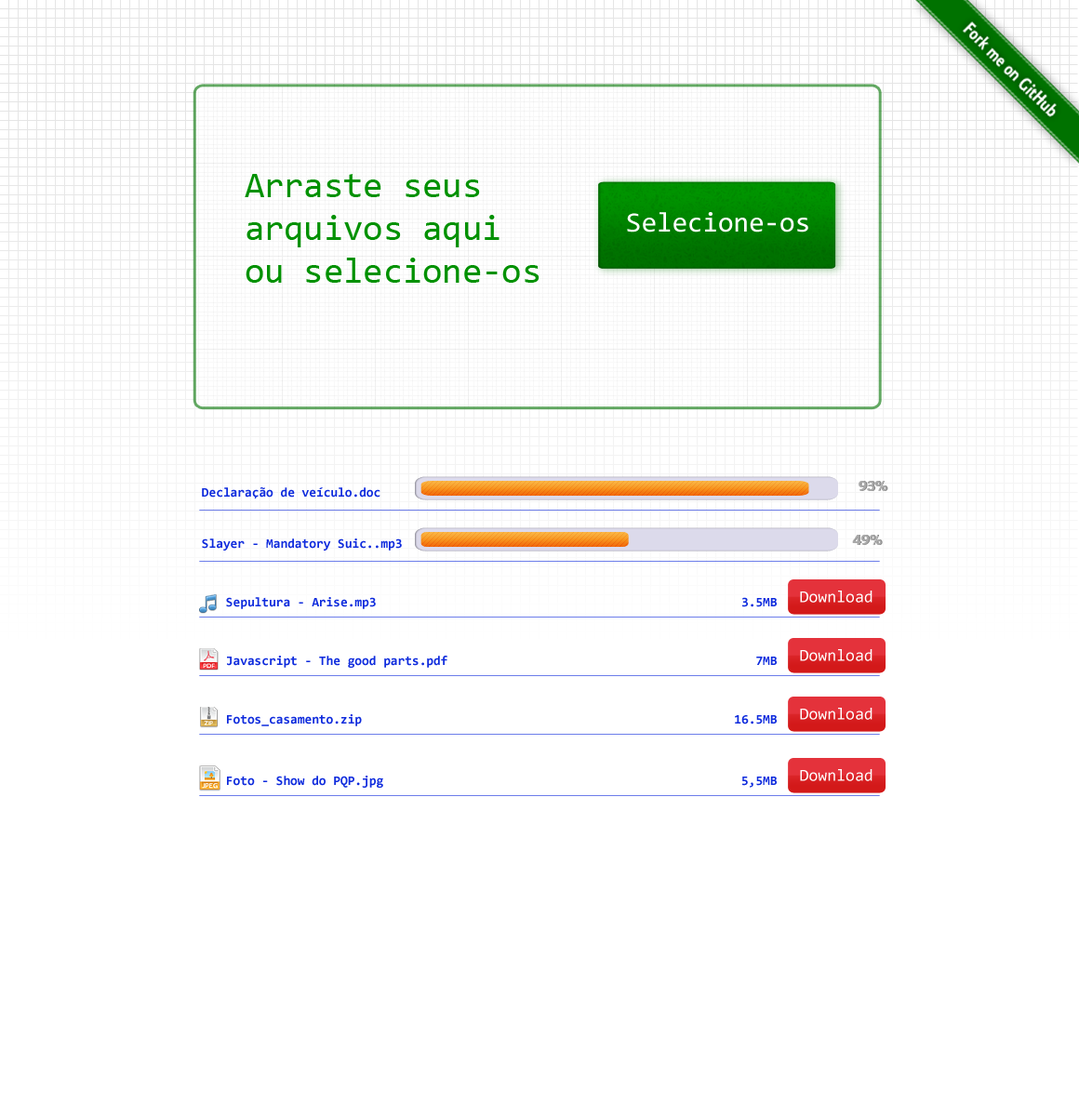
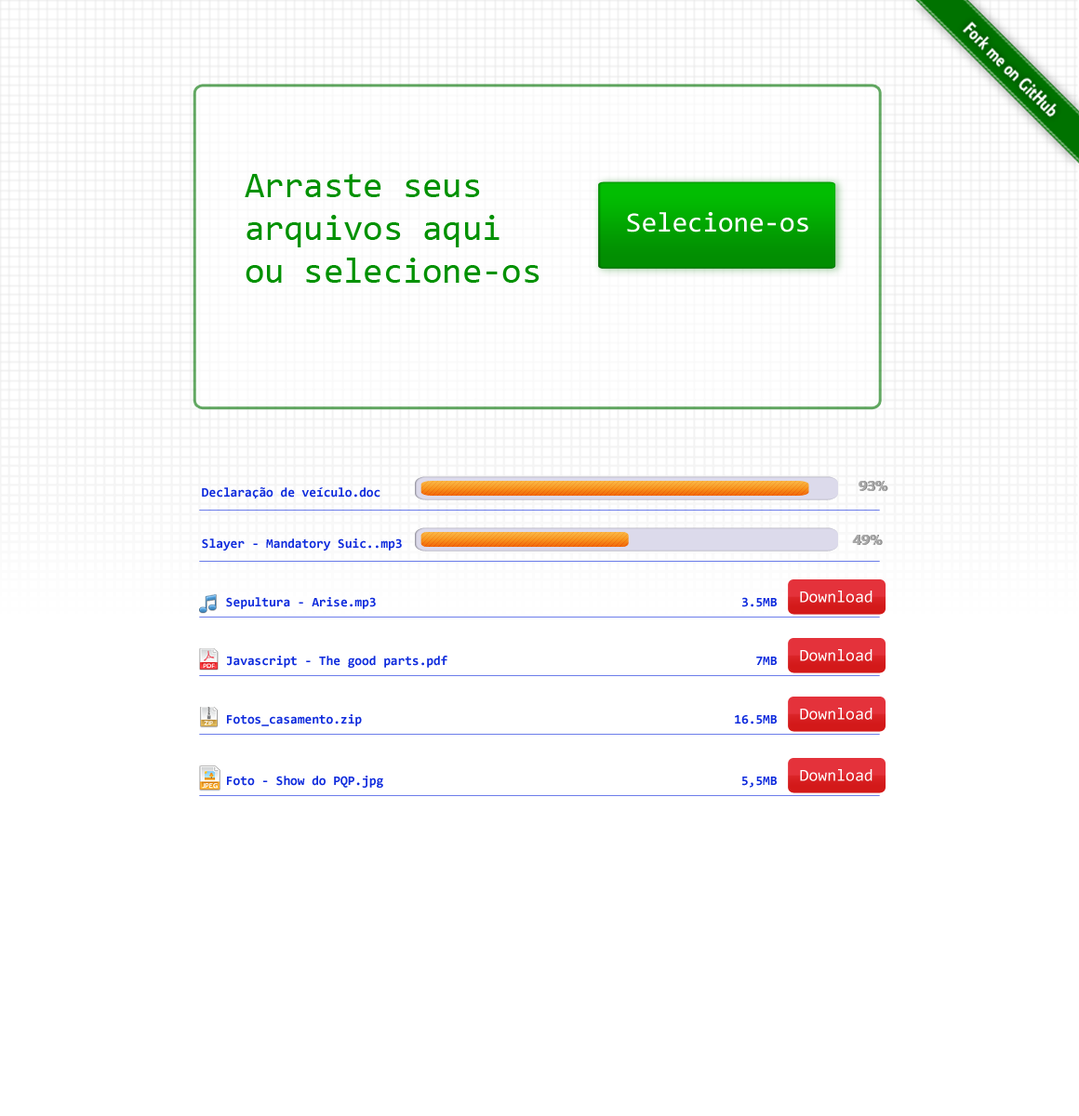
Before/after of a w=1079, h=1116 layered artwork. What changed in the layer stack:
pixels changed over [0, 0, 1078, 602] (layer not identified)
